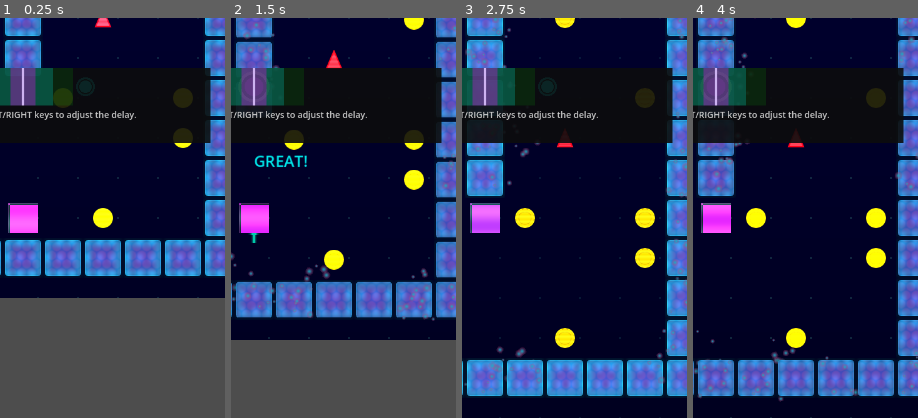
Above: before the commit, frames 1-4 (left to right).
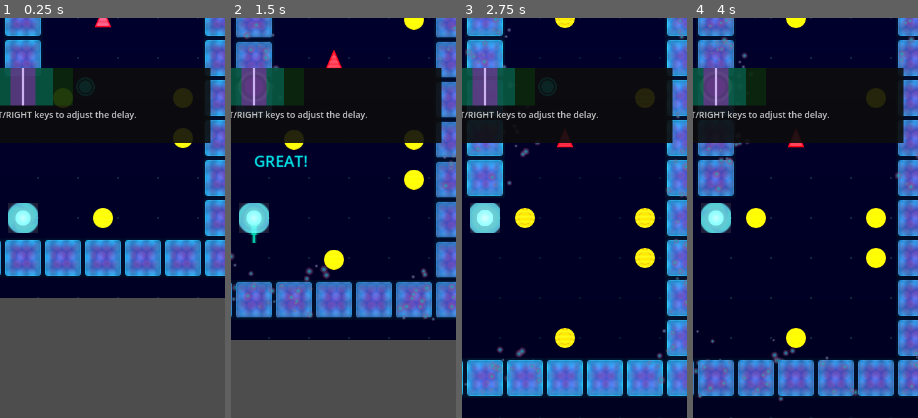
Above: after the commit, the same moments.

Repository: rubiconRiver/tomb-of-the-mask-clone
Game: Godot game, scene res://scenes/main.tscn
The game is run twice, just before and just after one commit, with the same random seed, the same clock (stepped at 60 frames per second) and the same inputs.
Inputs (mouse positions are % of the whole screen's width and height, from its top left):
- Up to frame 1 (0.25 s): no input
- Up to frame 2 (1.5 s): tap Enter at 0.5 s; move the mouse to (72, 45) at 0.52 s; hold Right (ui_right) 0.53-1.25 s; click (72, 45) at 0.67 s; drag from (30, 55) to (68, 10) at 1.27 s
- Up to frame 3 (2.75 s): move the mouse to (60, 28) at 2.02 s; hold Right (ui_right) from 2.03 s (still down)
- Up to frame 4 (4 s): release Right (ui_right) at 2.75 s; drag from (45, 70) to (32, 15) at 2.77 s; move the mouse to (80, 65) at 3.52 s; hold Left (ui_left) from 3.53 s (still down)
The pictures show only the part of the screen within x 45-95%, y 25-75%; the shares and areas given below are measured in that part.

The runs differ from the first frame. In frame 1, 1.0% of the frame differs, in the area x 3-17%, y 46-54%; in frame 2, 1.0%; in frame 3, 1.0%; in frame 4, 1.0%.

Commit message:
even better

Diff:
--- a/scripts/GameManager.gd
+++ b/scripts/GameManager.gd
@@ -165,11 +165,8 @@
 	player.collected_coin.connect(_on_coin_collected)
 	player.moved.connect(_on_player_moved)
 
-	# Apply techno shader to player
-	if beat_visualizer:
-		var sprite = player.get_node("Sprite2D")
-		if sprite:
-			sprite.material = beat_visualizer.get_material_for_type("player")
+	# Remove the old techno shader application since player now has its own visual system
+	# The player handles its own visuals through PlayerVisual.gd
 
 	if camera:
 		camera.position = player.position
@@ -269,6 +266,10 @@
 	start_game()
 
 func _on_timing_calculated(quality: int, multiplier: float):
+	# Update player visual based on timing quality
+	if player and player.has_method("set_timing_quality"):
+		player.set_timing_quality(quality)
+
 	# Create visual feedback
 	if player and ui_layer:
 		# Since we're using a CanvasLayer for UI, we need to position relative to game viewport
--- a/scripts/player/Player.gd
+++ b/scripts/player/Player.gd
@@ -9,6 +9,8 @@
 var target_position = Vector2.ZERO
 var grid_position = Vector2i.ZERO
 var trail_effect: TrailEffect
+var player_visual: Node2D
+var last_timing_quality = -1
 
 @onready var area = $Area2D
 
@@ -26,6 +28,16 @@
 	trail_effect = trail_script.new()
 	add_child(trail_effect)
 	trail_effect.set_trail_color(Color(0.0, 1.0, 0.8, 0.8))  # Cyan trail
+
+	# Add player visual controller
+	var visual_script = preload("res://scripts/player/PlayerVisual.gd")
+	player_visual = visual_script.new()
+	add_child(player_visual)
+
+	# Connect to beat system
+	var game_manager = get_tree().get_first_node_in_group("game_manager")
+	if game_manager and game_manager.has_signal("beat_occurred"):
+		game_manager.beat_occurred.connect(_on_beat)
 
 func _physics_process(delta):
 	if is_moving:
@@ -98,3 +110,12 @@
 		emit_signal("collected_coin")
 	elif other_area.is_in_group("hazards"):
 		die()
+
+func _on_beat():
+	if player_visual:
+		player_visual.pulse_on_beat()
+
+func set_timing_quality(quality: int):
+	last_timing_quality = quality
+	if player_visual:
+		player_visual.set_timing_quality_color(quality)
--- /dev/null
+++ b/scripts/player/PlayerVisual.gd
@@ -0,0 +1,54 @@
+extends Node2D
+
+var player_shader = preload("res://shaders/player_orb.gdshader")
+var player_material: ShaderMaterial
+
+func _ready():
+	# Create the orb material
+	player_material = ShaderMaterial.new()
+	player_material.shader = player_shader
+
+	# Set default colors and parameters
+	player_material.set_shader_parameter("core_color", Color(0.0, 1.0, 0.8, 1.0))  # Cyan
+	player_material.set_shader_parameter("inner_glow_color", Color(0.0, 0.8, 1.0, 1.0))  # Bright blue
+	player_material.set_shader_parameter("outer_glow_color", Color(1.0, 1.0, 1.0, 1.0))  # White
+	player_material.set_shader_parameter("core_size", 0.25)
+	player_material.set_shader_parameter("inner_glow_size", 0.5)
+	player_material.set_shader_parameter("outer_glow_size", 0.8)
+	player_material.set_shader_parameter("pulse_strength", 0.2)
+	player_material.set_shader_parameter("rotation_speed", 1.0)
+	player_material.set_shader_parameter("energy_flow_speed", 2.0)
+	player_material.set_shader_parameter("beat_pulse", 0.0)
+
+	# Apply to sprite
+	var sprite = get_parent().get_node_or_null("Sprite2D")
+	if sprite:
+		# Create a circular texture for the orb
+		var image = Image.create(48, 48, false, Image.FORMAT_RGBA8)
+		image.fill(Color.WHITE)
+		var texture = ImageTexture.create_from_image(image)
+		sprite.texture = texture
+		sprite.material = player_material
+		sprite.modulate = Color.WHITE
+
+func pulse_on_beat(strength: float = 1.0):
+	if player_material:
+		var tween = get_tree().create_tween()
+		tween.tween_property(player_material, "shader_parameter/beat_pulse", strength, 0.1)
+		tween.tween_property(player_material, "shader_parameter/beat_pulse", 0.0, 0.3)
+
+func set_timing_quality_color(quality: int):
+	if not player_material:
+		return
+
+	var colors = {
+		0: Color(1.0, 0.0, 1.0, 1.0),  # PERFECT - Magenta
+		1: Color(0.0, 1.0, 1.0, 1.0),  # GREAT - Cyan
+		2: Color(0.0, 1.0, 0.0, 1.0),  # GOOD - Green
+		3: Color(1.0, 1.0, 1.0, 1.0)   # OFF_BEAT - White
+	}
+
+	if quality in colors:
+		var tween = get_tree().create_tween()
+		tween.tween_property(player_material, "shader_parameter/core_color", colors[quality], 0.2)
+		tween.tween_property(player_material, "shader_parameter/core_color", Color(0.0, 1.0, 0.8, 1.0), 0.5)
Not shown, added: scripts/obstacles/Wall.gd.uid
Not shown, added: scripts/visual/TextureGenerator.gd.uid
Not shown, added: shaders/player_orb.gdshader.uid
Not shown, added: shaders/tetris_effect_wall.gdshader.uid
